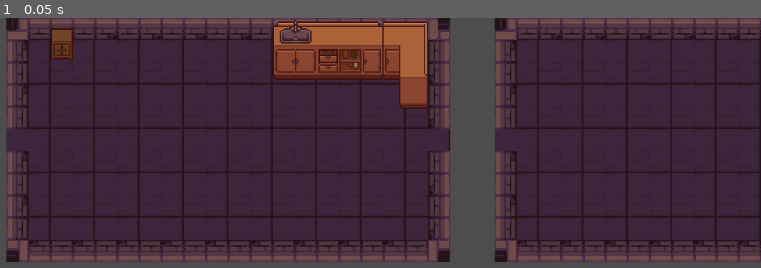
Above: before the commit, frame 1.
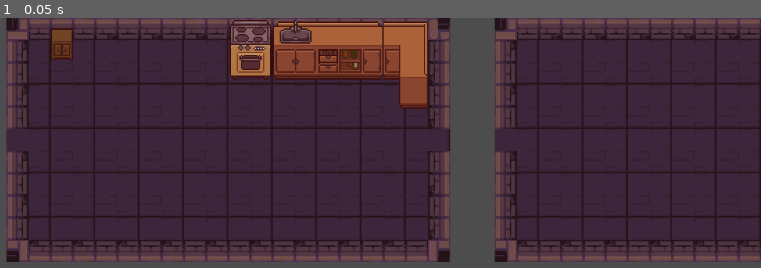
Above: after the commit, the same moment.

Repository: CrimsonDynamic/curly-spork
Game: Godot game, scene res://scenes/main.tscn
The game is run twice, just before and just after one commit, with the same random seed, the same clock (stepped at 60 frames per second) and the same inputs.
Inputs:
- Up to frame 1 (0.05 s): no input

The runs differ from the first frame. In frame 1, 1.0% of the frame differs, in the area x 30-36%, y 0-25%.

Commit message:
Added collision stove

Diff:
--- a/scenes/main.tscn
+++ b/scenes/main.tscn
@@ -1987,7 +1987,9 @@
 2:12/0 = 0
 3:12/0 = 0
 4:12/0 = 0
+4:12/0/physics_layer_0/polygon_0/points = PackedVector2Array(-6.625, -8, 8, -8, 8, 8, -6.75, 8)
 5:12/0 = 0
+5:12/0/physics_layer_0/polygon_0/points = PackedVector2Array(-8, -8, 6.875, -8, 6.875, 8, -8, 8)
 6:12/0 = 0
 7:12/0 = 0
 8:12/0 = 0
@@ -2000,7 +2002,9 @@
 2:13/0 = 0
 3:13/0 = 0
 4:13/0 = 0
+4:13/0/physics_layer_0/polygon_0/points = PackedVector2Array(-6.625, -8, 8, -8, 8, 8, -6.75, 8)
 5:13/0 = 0
+5:13/0/physics_layer_0/polygon_0/points = PackedVector2Array(-8, -8, 7, -8, 6.75, 8, -8, 8)
 6:13/0 = 0
 7:13/0 = 0
 8:13/0 = 0
@@ -2013,7 +2017,9 @@
 2:14/0 = 0
 3:14/0 = 0
 4:14/0 = 0
+4:14/0/physics_layer_0/polygon_0/points = PackedVector2Array(-6.625, -8, 8, -8, 8, 2.875, -6.5, 2.875)
 5:14/0 = 0
+5:14/0/physics_layer_0/polygon_0/points = PackedVector2Array(-8, -8, 8, -8, 6.875, 3.375, 0.5, 3.125, -8, 2.875)
 6:14/0 = 0
 7:14/0 = 0
 8:14/0 = 0
@@ -2298,6 +2304,7 @@
 12:17/0 = 0
 
 [sub_resource type="TileSet" id="TileSet_5yi8i"]
+physics_layer_0/collision_layer = 1
 sources/4 = SubResource("TileSetAtlasSource_bdyn3")
 sources/5 = SubResource("TileSetAtlasSource_ie727")
 
@@ -2313,5 +2320,5 @@
 visibility_layer = 2
 position = Vector2(-672, -221)
 scale = Vector2(2, 2)
-tile_map_data = PackedByteArray("AAAZAAcABAADAAAAAAAZAAgABAA …(336 unchanged characters)… KAAwAAAAoAAcABAALAAwAAAApAAcABAAMAAwAAAA=")
+tile_map_data = PackedByteArray("AAAZAAcABAADAAAAAAAZAAgABAA …(336 unchanged characters)… KAAwAAAAoAAcABAALAAwAAAApAAcABAAMAAwAAAAhAAcABAAEAAwAAAAhAAgABAAEAA0AAAAhAAkABAAEAA4AAAAiAAcABAAFAAwAAAAiAAgABAAFAA0AAAAiAAkABAAFAA4AAAA=")
 tile_set = SubResource("TileSet_5yi8i")
